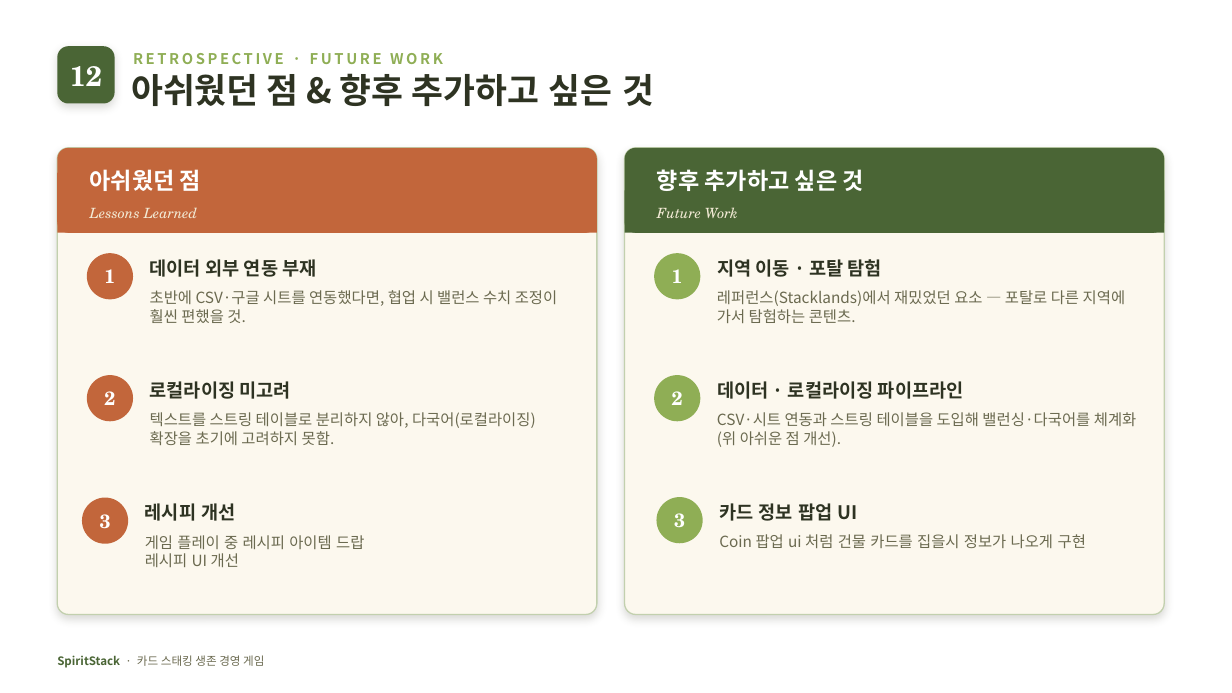
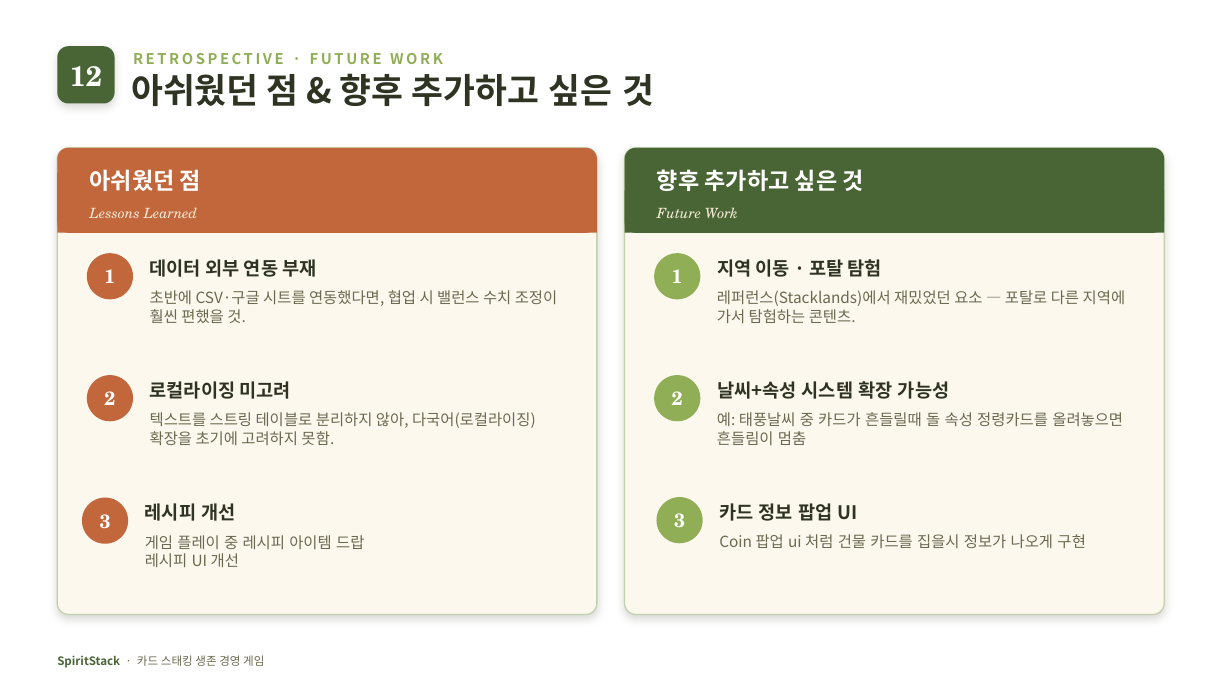
Before and after one commit to Devel-Rocket-ClassRoom/minigame-project-kimjihae3357, a slide deck: slide 14 of JellyStack/SpiritStack_발표자료.pptx. Drawn at 1232x693 pixels with LibreOffice and Linux fonts; fonts in the diff are those of the drawing. Boxes give left, top, right and bottom in pixels: in the first picture for what was removed or moved away, otherwise in the second. Text is boxed around its words. In the diff, an @@ line names an element or a change of style, - is before the commit and + after.

Commit message:
버그 수정, 판매방식 구현 수정
- 레시피에서 주민이 사라지는 버그 수정
- 판매시 중심점에서 -> 콜라이더 겹침 방식으로 변경
- ppt수정

```diff
--- a/JellyStack/SpiritStack_발표자료.pptx
+++ b/JellyStack/SpiritStack_발표자료.pptx
@@ text at (717, 381, 949, 399): text changed @@
-데이터 · 로컬라이징 파이프라인
+날씨+속성 시스템 확장 가능성
@@ text at (717, 412, 1123, 445): text changed @@
-CSV·시트 연동과 스트링 테이블을 도입해 밸런싱·다국어를 체계화 (위 아쉬운 점 개선).
+예: 태풍날씨 중 카드가 흔들릴때 돌 속성 정령카드를 올려놓으면 흔들림이 멈춤
```
Also in this commit, not shown: 5 other slides changed, 1 slide added, 1 slide removed, 16 other files.
